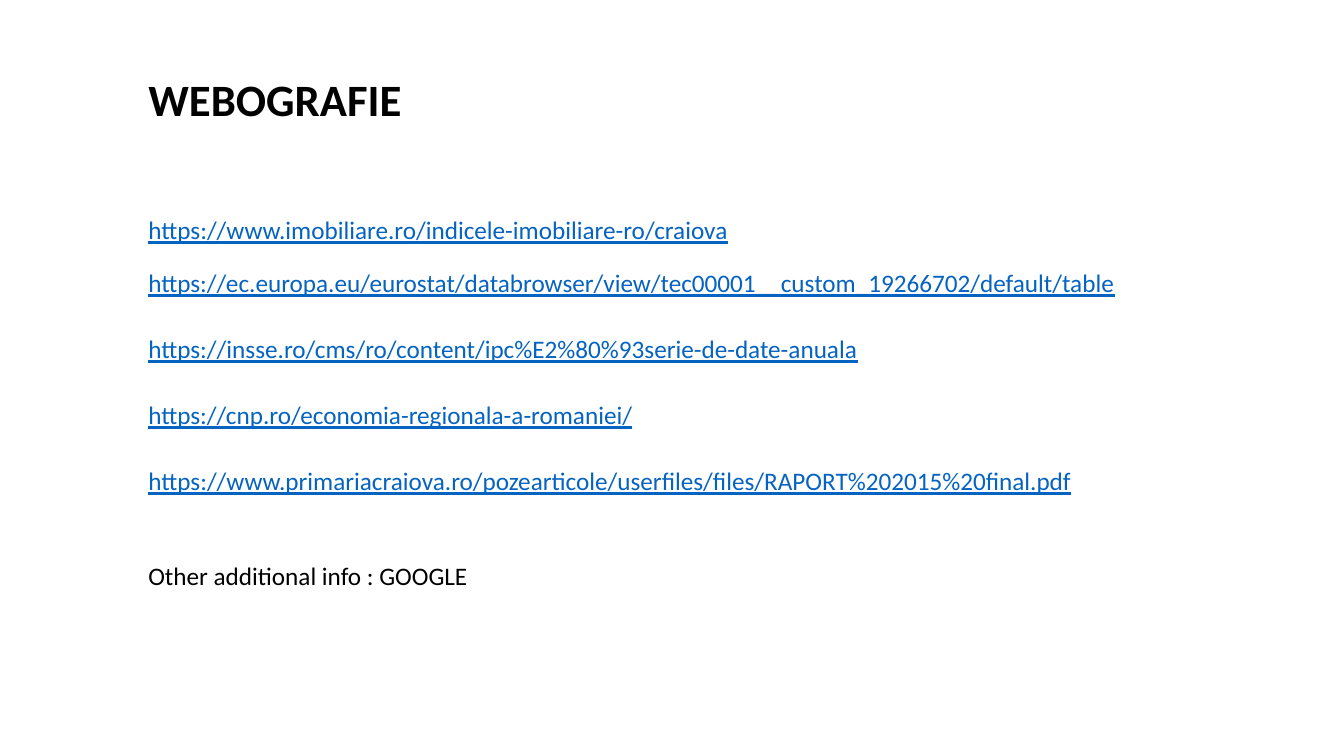
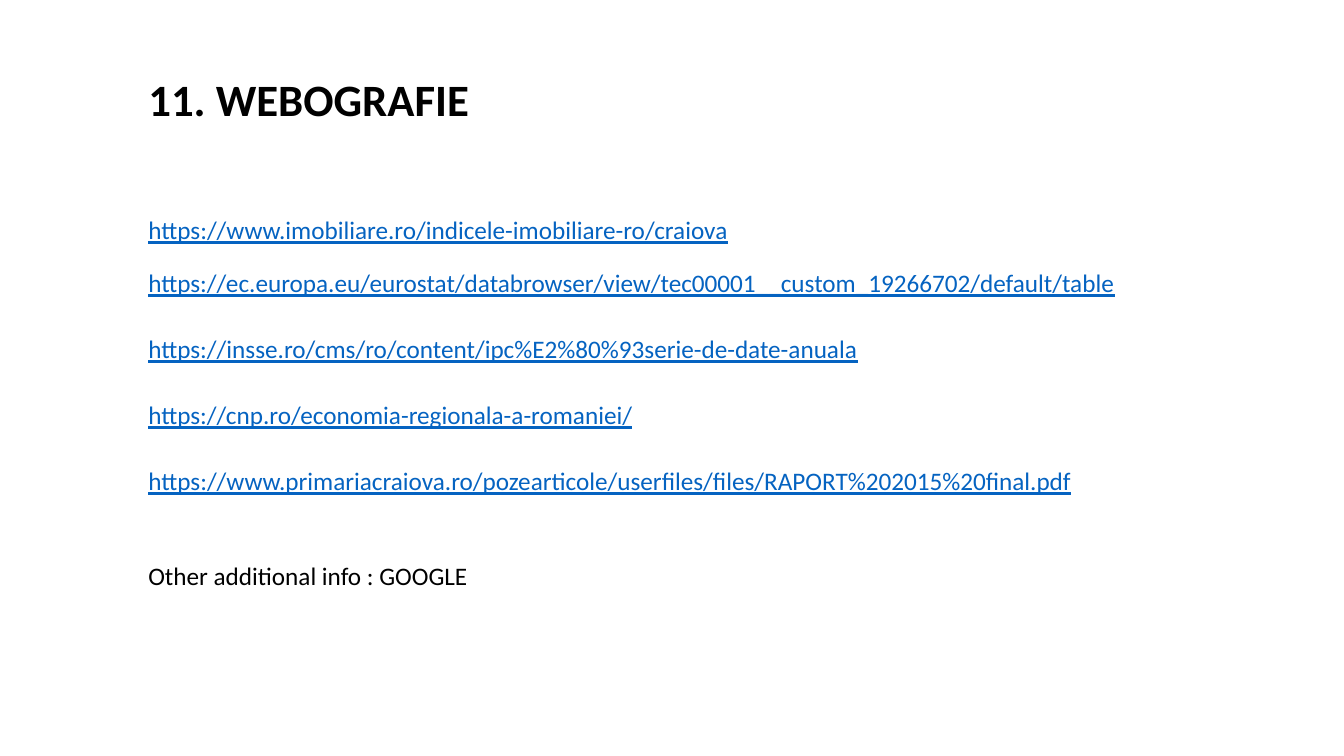
Before and after one commit to andrei-necsulea/Apartment_Prices_Prediction, a slide deck: slide 16 of Apartment_Prices_Craiova.pptx (slide 10 before the commit). Drawn at 1344x756 pixels with LibreOffice and Linux fonts; fonts in the diff are those of the drawing. Boxes give left, top, right and bottom in pixels: in the first picture for what was removed or moved away, otherwise in the second. Text is boxed around its words. In the diff, an @@ line names an element or a change of style, - is before the commit and + after.

```diff
--- a/Apartment_Prices_Craiova.pptx
+++ b/Apartment_Prices_Craiova.pptx
@@ text at [148,86,469,117]: text changed @@
-WEBOGRAFIE
+11. WEBOGRAFIE
```
Also in this commit, not shown: 5 other slides changed, 7 slides added, 1 other file.
